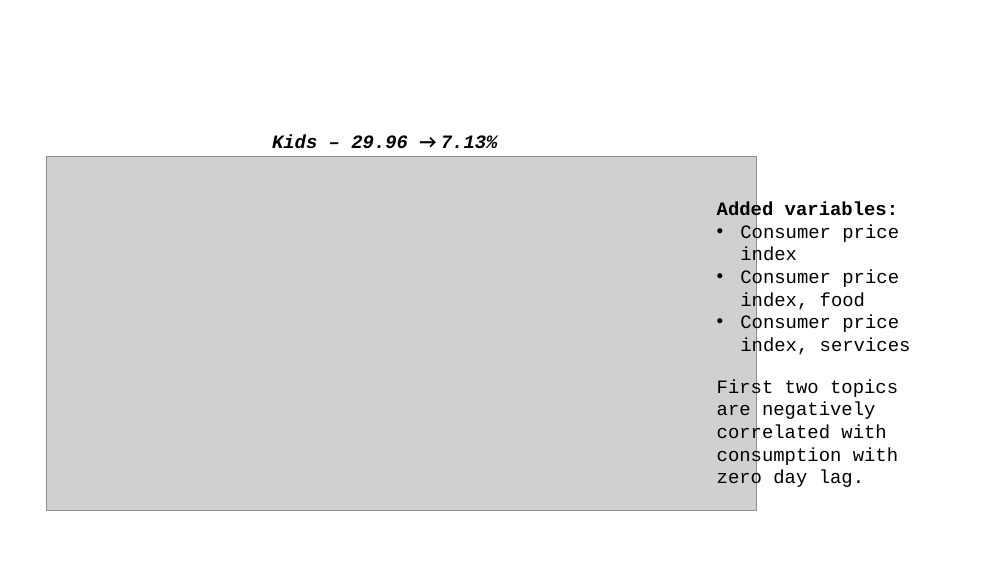
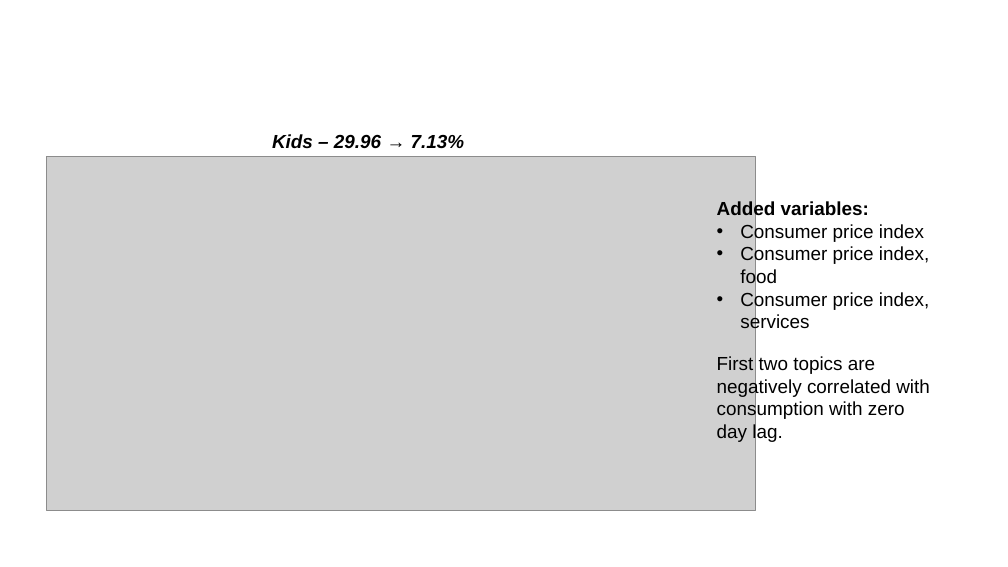
Before and after one commit to Dormant512/nir-presentation, a slide deck: slide 8 of Grig-nir-1.pptx (slide 7 before the commit). Drawn at 1008x567 pixels with LibreOffice and Linux fonts; fonts in the diff are those of the drawing; grey boxes stand for pictures; background and template pictures are left out. Boxes give left, top, right and bottom in pixels: in the first picture for what was removed or moved away, otherwise in the second. Text is boxed around its words. In the diff, an @@ line names an element or a change of style, - is before the commit and + after.

```diff
--- a/Grig-nir-1.pptx
+++ b/Grig-nir-1.pptx
@@ text "Kids – 29.96 → 7.13%" at (272,134,465,149): font Courier New to Arial; font Calibri to Arial in "→" @@
@@ text "Added variables:" at (717,200,930,442): font Courier New to Arial @@
```
Also in this commit, not shown: 8 other slides changed, 1 slide added, 6 other files.
